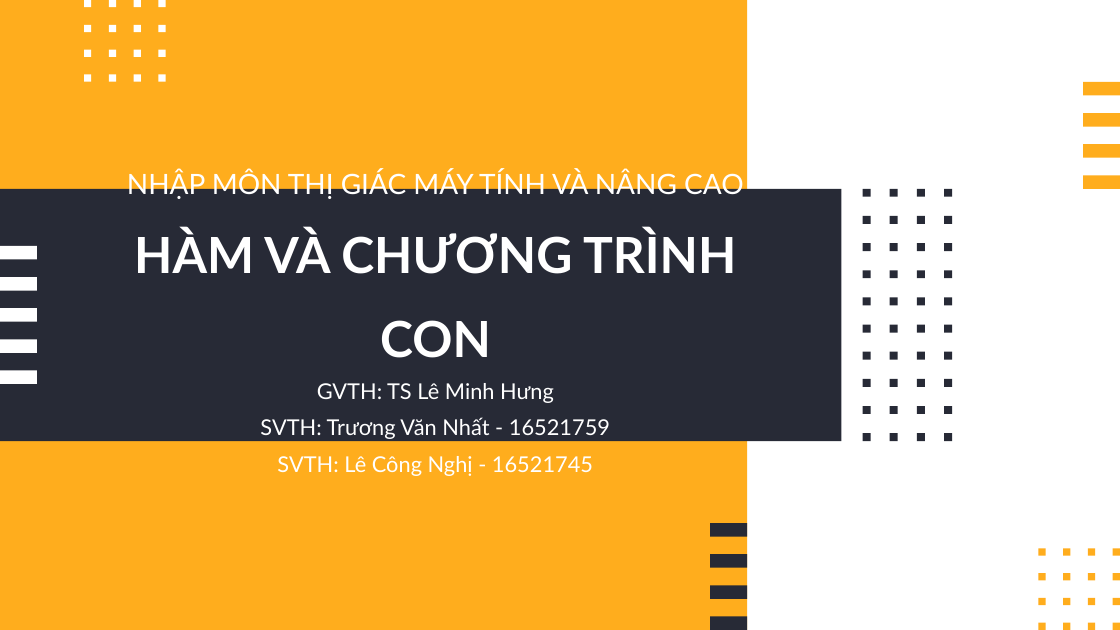
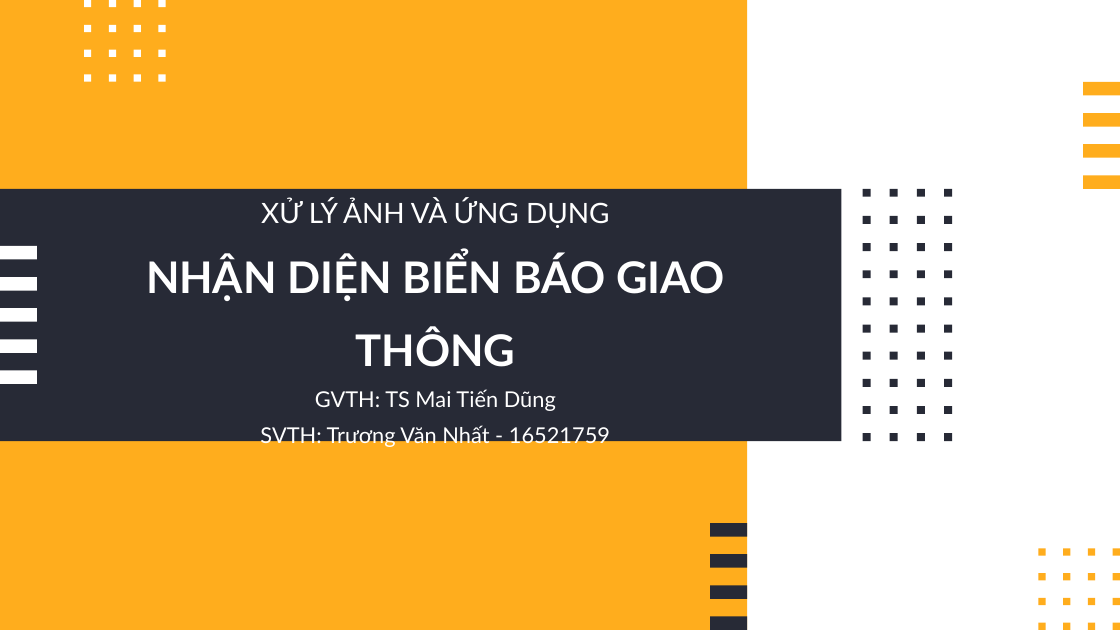
Before and after one commit to TruongNhat1759/Traffic-Sign-Recognition, a slide deck: slide 1 of Slide.pptx. Drawn at 1120x630 pixels with LibreOffice and Linux fonts; fonts in the diff are those of the drawing. Boxes give left, top, right and bottom in pixels: in the first picture for what was removed or moved away, otherwise in the second. Text is boxed around its words. In the diff, an @@ line names an element or a change of style, - is before the commit and + after.

Commit message:
change report and slide

```diff
--- a/Slide.pptx
+++ b/Slide.pptx
@@ title at (146,198,725,448): text changed @@
-NHẬP MÔN THỊ GIÁC MÁY TÍNH VÀ NÂNG CAO
-HÀM VÀ CHƯƠNG TRÌNH CON
-GVTH: TS Lê Minh Hưng
-SVTH: Trương Văn Nhất - 16521759
-SVTH: Lê Công Nghị - 16521745
+XỬ LÝ ẢNH VÀ ỨNG DỤNG
+NHẬN DIỆN BIỂN BÁO GIAO THÔNG
+GVTH: TS Mai Tiến Dũng
+SVTH: Trương Văn Nhất - 16521759
```
Also in this commit, not shown: 3 other files.
